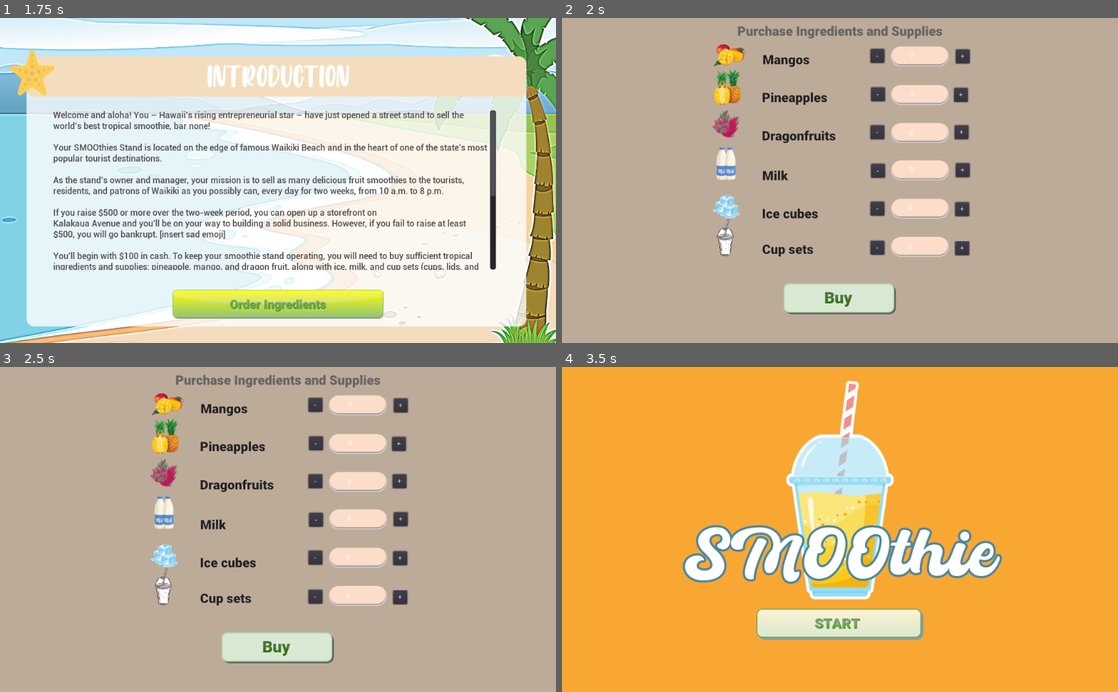
Above: before the commit, frames 1-4 (two rows, left to right).
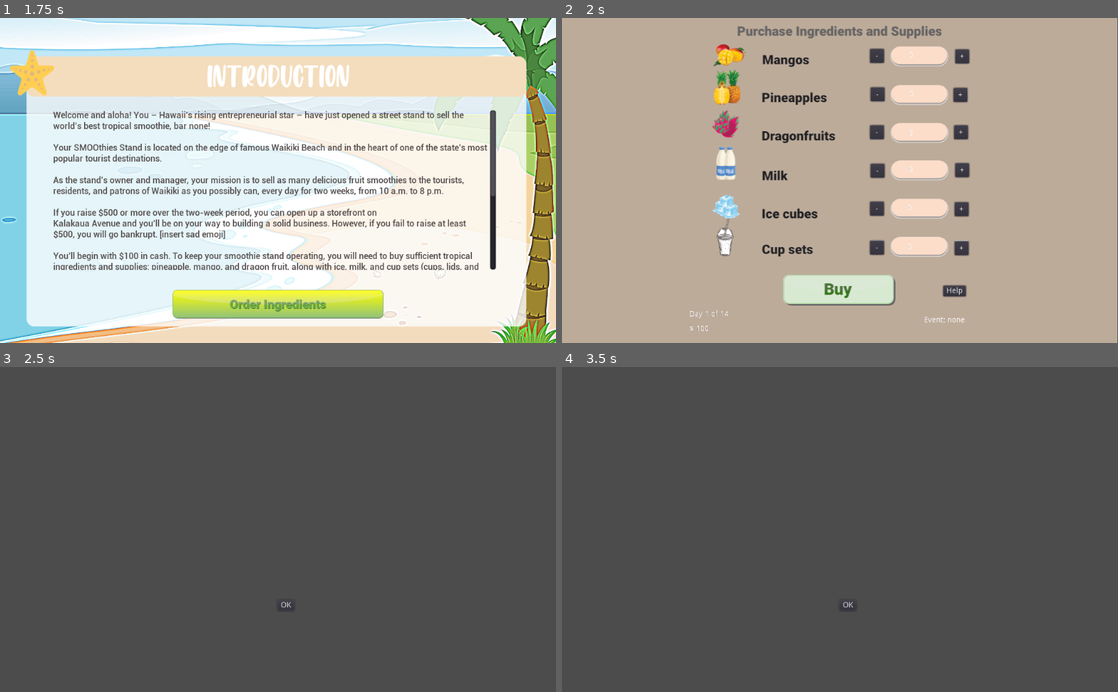
Above: after the commit, the same moments.

Repository: thepriscillawang/SMOOthies
Game: Godot game, scene res://Scenes/Main.tscn
Two runs of this game, one before a commit and one after it. Both use one fixed random seed, a clock stepped at 60 frames per second and the inputs below. Sound files missing from this copy of the repository are replaced by a short silence.
Inputs (mouse positions are in pixels of both pictures, inside the frame that each line leads up to):
- Up to frame 1 (1.75 s): click (278, 274) at 0.5 s; click (278, 304) at 1.25 s
- Up to frame 2 (2 s): no input
- Up to frame 3 (2.5 s): click (394, 640) at 2 s, where only the run after the commit has a clickable "Help"
- Up to frame 4 (3.5 s): click (840, 646) at 2.77 s

Frame 1 is identical in both runs. In frame 2, 3.0% of the frame differs, in the area x 23-100%, y 0-100%; in frame 3, 99%; in frame 4, 100%, in the area x 0-100%, y 0-100%.

Commit message:
added random events generator, day, money labels, and additional help and recipe scenes

Diff:
--- /dev/null
+++ b/src/SMOOthies/Scenes/CloseHelp.gd
@@ -0,0 +1,16 @@
+extends Button
+
+
+# Declare member variables here. Examples:
+# var a = 2
+# var b = "text"
+
+
+# Called when the node enters the scene tree for the first time.
+func _ready():
+	pass # Replace with function body.
+
+
+# Called every frame. 'delta' is the elapsed time since the previous frame.
+#func _process(delta):
+#	pass
--- a/src/SMOOthies/Scenes/Global.gd
+++ b/src/SMOOthies/Scenes/Global.gd
@@ -3,6 +3,7 @@
 var total_days = 0
 var curr_day = 1
 var curr_money = 100.00
+var special_events = []
 
 var curr_mango = 0
 var curr_pineapple = 0
@@ -10,3 +11,24 @@
 var curr_milk = 0
 var curr_ice = 0
 var curr_cup = 0
+
+# a list of special events to generate from
+var _events = [
+	{event ="event 1", populatin =1},
+	{event = "event 2", population =2},
+	{event = "event 3",population = 3},
+	{event = "none", population = 4}
+]
+
+#generate random events
+func _ready():
+	print("global called")
+	randomize()
+	for i in range(14):
+		special_events.append(get_events())
+	print(typeof(special_events))
+
+#generates list of events
+func get_events():
+	var random_events = _events[randi() % _events.size()]
+	return random_events
--- a/src/SMOOthies/Scenes/Ingredients.gd
+++ b/src/SMOOthies/Scenes/Ingredients.gd
@@ -1,6 +1,4 @@
 extends Node2D
-
-
 
 func _update_ingredient_label(ingredient):
 	if (ingredient == "mango"):
@@ -17,13 +15,18 @@
 		$IngredientsPurchase/CurrCupLabel.text = str(Global.curr_cup)
 
 func _ready():
+	print("Hello, ingredients!")
 	_update_ingredient_label("mango")
 	_update_ingredient_label("pineapple")
 	_update_ingredient_label("dragonfruit")
 	_update_ingredient_label("milk")
 	_update_ingredient_label("ice")
 	_update_ingredient_label("cup")
-	print("Hello, ingredients!")
+
+	# update day label
+	$DayLabel.text = "Day " + str(Global.curr_day) + " of 14"
+	$MoneyLabel.text = "$ " + str(Global.curr_money)
+	$EventLabel.text = "Event: " + str(Global.special_events[Global.curr_day - 1].event)
 
 func _load_Ingredients():
 	var Ingredients = SceneLoader._load_scene("Ingredients")
@@ -33,16 +36,14 @@
 func _on_ConfirmPurchase_pressed():
 	_play_sound()
 
-
-
 func _play_sound():
 	$IngredientsMusic.stream = load("res://sounds/softbutton.wav")
-	$IngredientsMusic.connect("finished", self, "_load_Main_scene")
+	$IngredientsMusic.connect("finished", self, "_load_Recipe_scene")
 	$IngredientsMusic.play()
 
-func _load_Main_scene():
+func _load_Recipe_scene():
 #	get_tree().change_scene("res://Main.tscn")
-	SceneLoader._change_scene("Main")
+	SceneLoader._change_scene("Recipe")
 
 #MANGO AREA
 func _on_SubMangos_pressed():
@@ -106,9 +107,10 @@
 	_update_ingredient_label("cup")
 	print("- Cup pressed. Total Cup: ",  Global.curr_cup)
 
-
-
 func _on_AddCup_pressed():
 	Global.curr_cup = Global.curr_cup + 1
 	_update_ingredient_label("cup")
 	print("+ Cup pressed. Total Cup: ",  Global.curr_cup)
+
+func _on_HelpButton_pressed():
+	SceneLoader._change_scene("IngredientsHelp")
--- a/src/SMOOthies/Scenes/Ingredients.tscn
+++ b/src/SMOOthies/Scenes/Ingredients.tscn
@@ -7,6 +7,7 @@
 [ext_resource path="res://images/button_buy_hover.png" type="Texture" id=5]
 
 [node name="Ingredients" type="Node2D"]
+scale = Vector2( 0.998665, 1 )
 script = ExtResource( 2 )
 __meta__ = {
 "_edit_vertical_guides_": [ 512.0 ]
@@ -18,9 +19,9 @@
 texture = ExtResource( 1 )
 
 [node name="SubMangos" type="Button" parent="IngredientsPurchase"]
-margin_left = 568.0
+margin_left = 567.758
 margin_top = 57.0
-margin_right = 594.0
+margin_right = 593.758
 margin_bottom = 83.0
 text = "-"
 
@@ -141,12 +142,37 @@
 
 [node name="ConfirmPurchase" type="TextureButton" parent="."]
 margin_left = 408.0
-margin_top = 490.0
+margin_top = 474.0
 margin_right = 615.0
-margin_bottom = 547.0
+margin_bottom = 531.0
 texture_normal = ExtResource( 4 )
 texture_pressed = ExtResource( 3 )
 texture_hover = ExtResource( 5 )
+
+[node name="HelpButton" type="Button" parent="."]
+margin_left = 703.0
+margin_top = 494.0
+margin_right = 745.0
+margin_bottom = 514.0
+text = "Help"
+
+[node name="DayLabel" type="Label" parent="."]
+margin_left = 235.314
+margin_top = 540.0
+margin_right = 275.314
+margin_bottom = 554.0
+
+[node name="MoneyLabel" type="Label" parent="."]
+margin_left = 235.314
+margin_top = 567.0
+margin_right = 275.314
+margin_bottom = 581.0
+
+[node name="EventLabel" type="Label" parent="."]
+margin_left = 667.891
+margin_top = 551.0
+margin_right = 707.891
+margin_bottom = 565.0
 
 [connection signal="pressed" from="IngredientsPurchase/SubMangos" to="." method="_on_SubMangos_pressed"]
 [connection signal="pressed" from="IngredientsPurchase/AddMangos" to="." method="_on_AddMangos_pressed"]
@@ -161,3 +187,4 @@
 [connection signal="pressed" from="IngredientsPurchase/SubCup" to="." method="_on_SubCup_pressed"]
 [connection signal="pressed" from="IngredientsPurchase/AddCup" to="." method="_on_AddCup_pressed"]
 [connection signal="pressed" from="ConfirmPurchase" to="." method="_on_ConfirmPurchase_pressed"]
+[connection signal="pressed" from="HelpButton" to="." method="_on_HelpButton_pressed"]
--- /dev/null
+++ b/src/SMOOthies/Scenes/IngredientsHelp.gd
@@ -0,0 +1,21 @@
+extends Node2D
+
+
+# Declare member variables here. Examples:
+# var a = 2
+# var b = "text"
+
+
+# Called when the node enters the scene tree for the first time.
+func _ready():
+	pass # Replace with function body.
+
+
+# Called every frame. 'delta' is the elapsed time since the previous frame.
+#func _process(delta):
+#	pass
+
+
+func _on_CloseHelp_pressed():
+	SceneLoader._change_scene("Ingredients")
+	pass # Replace with function body.
--- /dev/null
+++ b/src/SMOOthies/Scenes/IngredientsHelp.tscn
@@ -0,0 +1,15 @@
+[gd_scene load_steps=2 format=2]
+
+[ext_resource path="res://Scenes/IngredientsHelp.gd" type="Script" id=2]
+
+[node name="Help" type="Node2D"]
+script = ExtResource( 2 )
+
+[node name="CloseHelp" type="Button" parent="."]
+margin_left = 511.0
+margin_top = 430.0
+margin_right = 542.0
+margin_bottom = 450.0
+text = "OK"
+
+[connection signal="pressed" from="CloseHelp" to="." method="_on_CloseHelp_pressed"]
--- a/src/SMOOthies/Scenes/Recipe Page.tscn
+++ /dev/null
@@ -1,18 +0,0 @@
-[gd_scene format=2]
-
-[node name="Recipe" type="Node2D"]
-
-[node name="ColorRect" type="ColorRect" parent="."]
-margin_right = 1024.0
-margin_bottom = 600.0
-color = Color( 0.556863, 0.788235, 0.843137, 1 )
-
-[node name="Label" type="Label" parent="ColorRect"]
-anchor_left = 0.5
-anchor_right = 0.5
-margin_left = -100.0
-margin_top = 65.0
-margin_right = 100.0
-margin_bottom = 79.0
-text = "Recipe Page"
-align = 1
--- /dev/null
+++ b/src/SMOOthies/Scenes/Recipe.gd
@@ -0,0 +1,10 @@
+extends Node2D
+
+# Called when the node enters the scene tree for the first time.
+func _ready():
+	print("recipe")
+	pass # Replace with function body.
+
+func _on_BackToStoreButton_pressed():
+	SceneLoader._change_scene("Ingredients")
+	pass # Replace with function body.
--- /dev/null
+++ b/src/SMOOthies/Scenes/Recipe.tscn
@@ -0,0 +1,35 @@
+[gd_scene load_steps=2 format=2]
+
+[ext_resource path="res://Scenes/Recipe.gd" type="Script" id=1]
+
+[node name="Recipe" type="Node2D"]
+script = ExtResource( 1 )
+__meta__ = {
+"_edit_vertical_guides_": [ 512.0 ]
+}
+
+[node name="IngredientsMusic" type="AudioStreamPlayer" parent="."]
+
+[node name="HelpIngredientButton" type="Button" parent="."]
+margin_left = 703.0
+margin_top = 494.0
+margin_right = 745.0
+margin_bottom = 514.0
+text = "Help"
+
+[node name="ConfirmRecipeButton" type="Button" parent="."]
+margin_left = 460.0
+margin_top = 494.0
+margin_right = 569.0
+margin_bottom = 514.0
+shortcut_in_tooltip = false
+text = "Confirm Recipe"
+
+[node name="BackToStoreButton" type="Button" parent="."]
+margin_left = 252.0
+margin_top = 493.0
+margin_right = 350.0
+margin_bottom = 513.0
+text = "Back to STore"
+
+[connection signal="pressed" from="BackToStoreButton" to="." method="_on_BackToStoreButton_pressed"]
